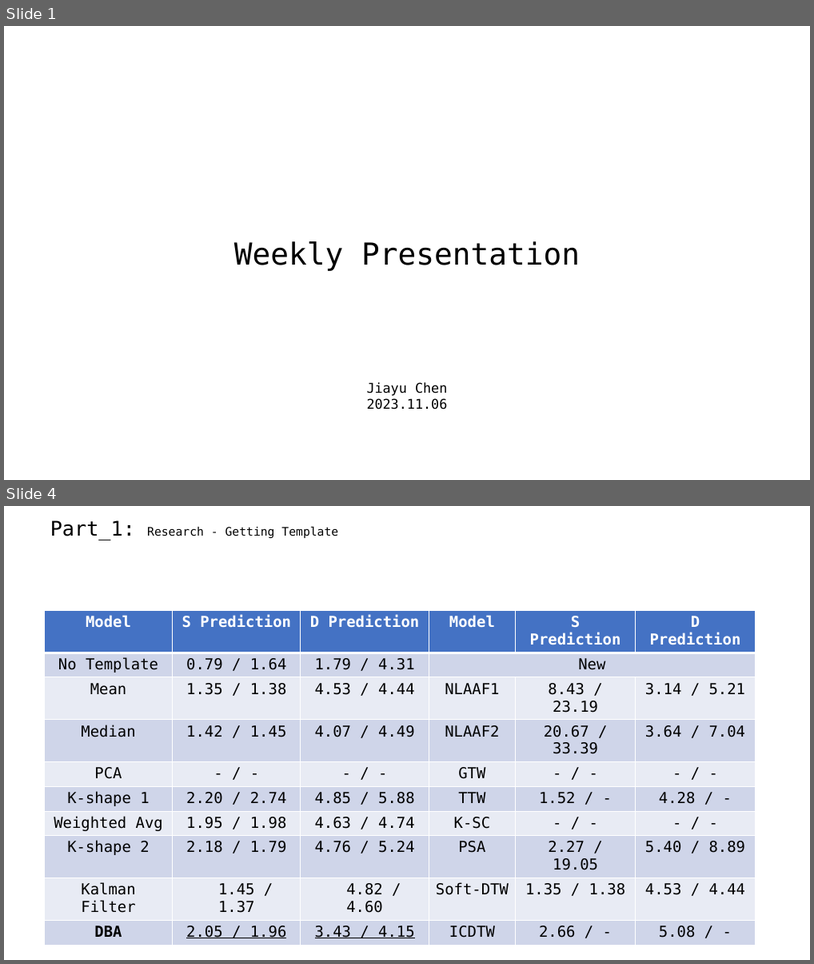
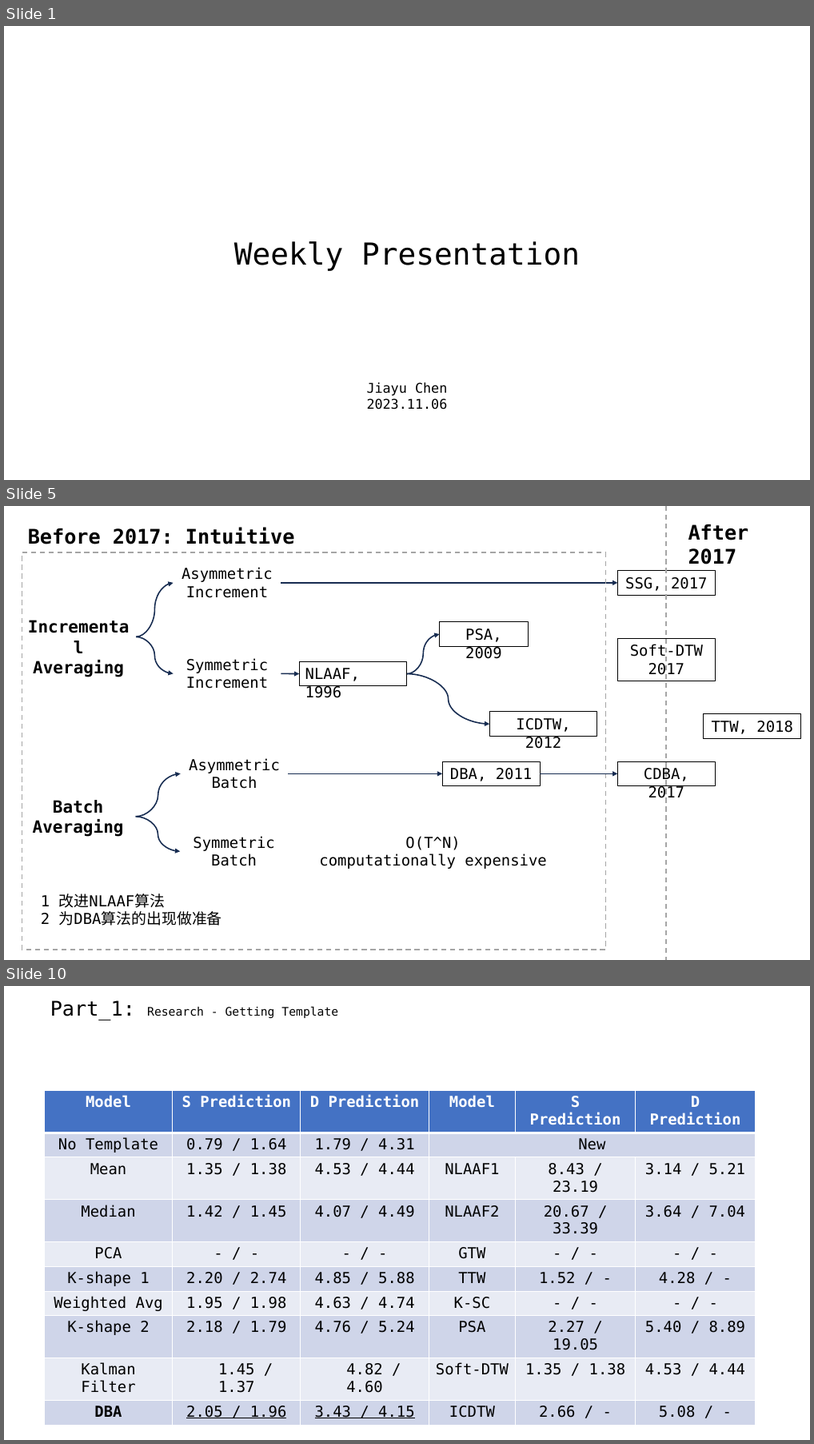
Before and after one commit to A-Big-Tortoise/Presentation, a slide deck: Presentation_1120_JiayuChen.pptx. Shown one above the other, each under a label of ours: slides 1 and 4 before the commit, slides 1, 5 and 10 after it; the slides between them are not shown. The pictures are 814x964 and 814x1444 pixels, drawn with LibreOffice and Linux fonts; fonts in the diff are those of the drawing. Boxes give left, top, right and bottom in pixels: in the first picture for what was removed or moved away, otherwise in the second. Text is boxed around its words. In the diff, an @@ line names an element or a change of style, - is before the commit and + after.

```diff
--- a/Presentation_1120_JiayuChen.pptx
+++ b/Presentation_1120_JiayuChen.pptx
@@ slide 5 added at (4,506,810,960), background #FFFFFF @@
@@ text added at (28,527,295,544), 24 pt, text #000000, bold @@
+Before 2017: Intuitive
@@ line added from (666, 506) to (666, 960), #A5A5A5 1.5 pt dashed @@
@@ text added at (689,524,750,564), 24 pt, text #000000, bold @@
+After 2017
@@ rectangle added at (22,552,606,949), outline #A5A5A5 1.5 pt dashed @@
@@ text added at (182,567,273,598), 18 pt, text #000000 @@
+Asymmetric
+Increment
@@ rectangle added at (618,571,715,595), outline #000000 1 pt, 18 pt, text #000000 @@
+SSG, 2017
@@ curved arrow added from (137, 636) to (174, 583), #172C51 1.5 pt @@
@@ arrow added from (281, 583) to (618, 583), #172C51 1.5 pt @@
@@ rectangle added at (439,622,529,646), outline #000000 1 pt, 18 pt, text #000000 @@
+PSA, 2009
@@ curved arrow added from (137, 636) to (174, 673), #172C51 1.5 pt @@
@@ curved arrow added from (407, 673) to (439, 634), #172C51 1.5 pt @@
@@ rectangle added at (618,638,715,681), outline #000000 1 pt, 18 pt, text #000000 @@
+Soft-DTW 2017
@@ text added at (33,660,124,677), 20 pt, text #000000, bold @@
+Incremental Averaging
@@ text added at (186,658,268,688), 18 pt, text #000000 @@
+Symmetric
+Increment
@@ arrow added from (281, 673) to (299, 673), #172C51 1.5 pt @@
@@ rectangle added at (299,661,407,686), outline #000000 1 pt, 18 pt, text #000000 @@
+NLAAF, 1996
@@ curved arrow added from (407, 673) to (490, 724), #172C51 1.5 pt @@
@@ rectangle added at (490,712,598,736), outline #000000 1 pt, 18 pt, text #000000 @@
+ICDTW, 2012
@@ rectangle added at (704,714,802,738), outline #000000 1 pt, 18 pt, text #000000 @@
+TTW, 2018
@@ text added at (189,758,280,788), 18 pt, text #000000 @@
+Asymmetric
+Batch
@@ rectangle added at (442,761,540,785), outline #000000 1 pt, 18 pt, text #000000 @@
+DBA, 2011
@@ rectangle added at (618,761,715,785), outline #000000 1 pt, 18 pt, text #000000 @@
+CDBA, 2017
@@ curved arrow added from (136, 816) to (181, 773), #172C51 1.5 pt @@
@@ arrow added from (288, 773) to (442, 773), #172C51 1.5 pt @@
@@ arrow added from (540, 773) to (618, 773), #172C51 1.5 pt @@
@@ text added at (33,800,124,836), 20 pt, text #000000, bold @@
+Batch
+Averaging
@@ curved arrow added from (136, 816) to (180, 852), #172C51 1.5 pt @@
@@ text added at (193,836,274,866), 18 pt, text #000000 @@
+Symmetric
+Batch
@@ text added at (319,836,546,868), 18 pt, text #000000 @@
+O(T^N)
+computationally expensive
@@ text added at (41,893,222,925), 18 pt, text #000000 @@
+1 改进NLAAF算法
+2 为DBA算法的出现做准备
@@ what was slide 4 is now slide 10 @@
```
Also in this commit, not shown: 2 slides changed, 6 other slides added, 2 slides removed.
